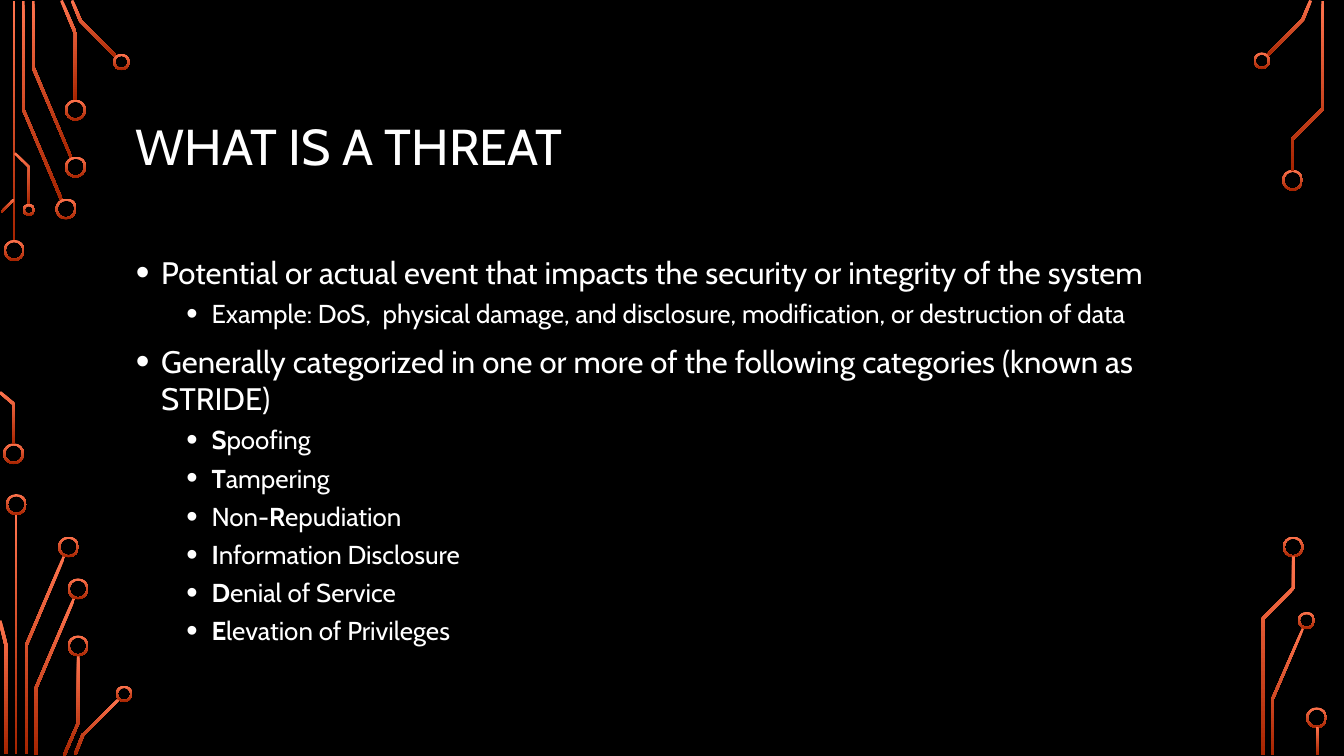
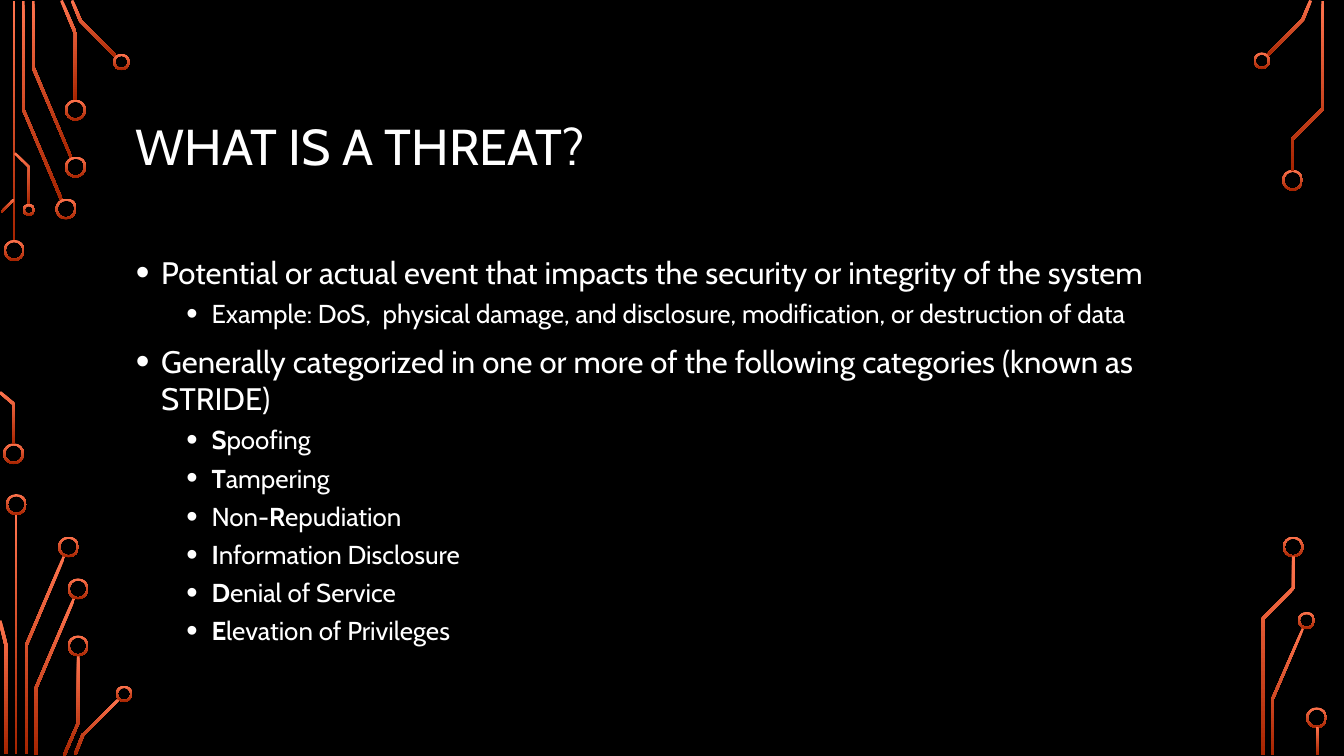
Before and after one commit to alexschneider/Sample-Threat-Model, a slide deck: slide 3 of Threat Modeling.pptx. Drawn at 1344x756 pixels with LibreOffice and Linux fonts; fonts in the diff are those of the drawing; background and template pictures are left out. Boxes give left, top, right and bottom in pixels: in the first picture for what was removed or moved away, otherwise in the second. Text is boxed around its words. In the diff, an @@ line names an element or a change of style, - is before the commit and + after.

Commit message:
Updates to threat model and readme

```diff
--- a/Threat Modeling.pptx
+++ b/Threat Modeling.pptx
@@ title at [136,127,585,166]: text changed @@
-WHAT IS A THREAT
+WHAT IS A THREAT?
```
Also in this commit, not shown: 1 other slide changed, 1 slide added, 3 other files.
